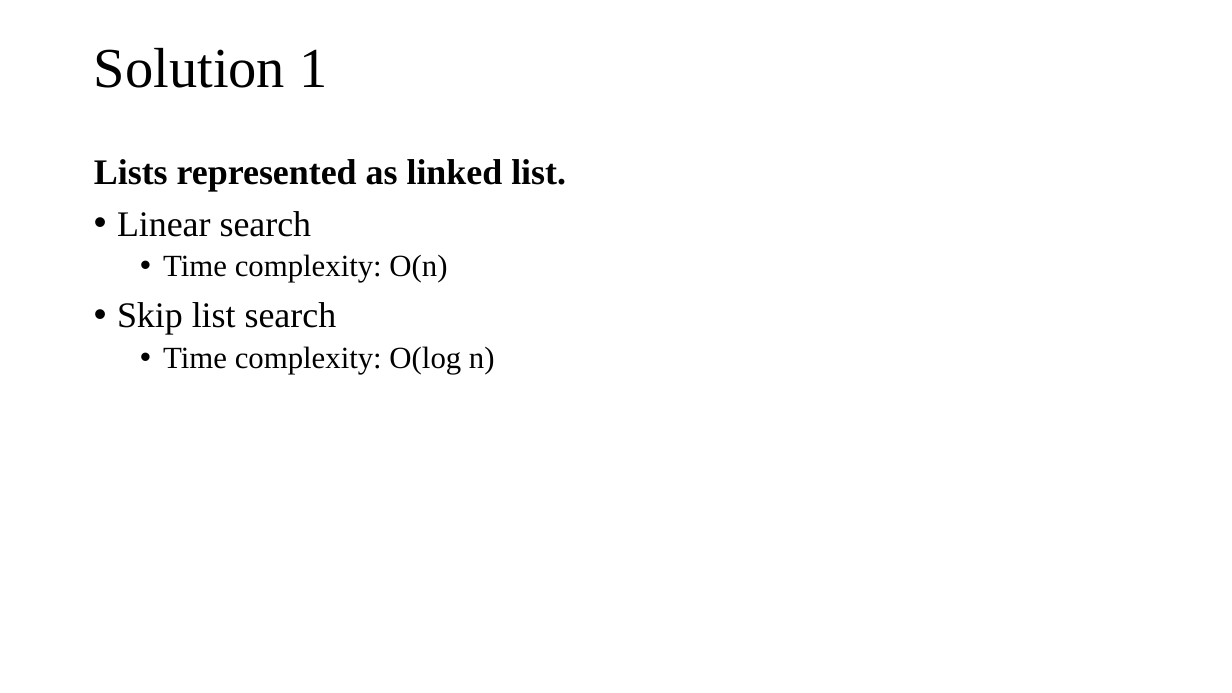
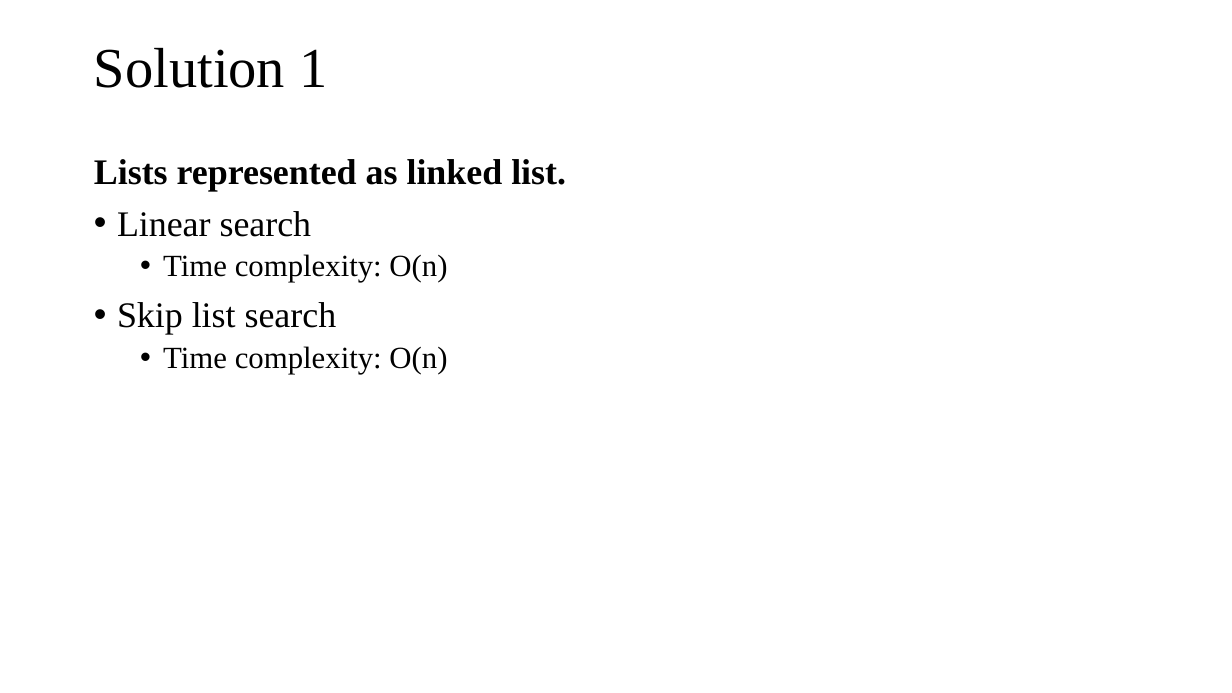
Before and after one commit to tamlhp/2801ict, a slide deck: slide 4 of week-2/problem-set/2801ict-week2.pptx. Drawn at 1232x693 pixels with LibreOffice and Linux fonts; fonts in the diff are those of the drawing. Boxes give left, top, right and bottom in pixels: in the first picture for what was removed or moved away, otherwise in the second. Text is boxed around its words. In the diff, an @@ line names an element or a change of style, - is before the commit and + after.

```diff
--- a/week-2/problem-set/2801ict-week2.pptx
+++ b/week-2/problem-set/2801ict-week2.pptx
@@ text at box(163, 346, 447, 374): text changed @@
-  • Time complexity: O(log n)
+  • Time complexity: O(n)
```
Also in this commit, not shown: 1 other slide changed.
